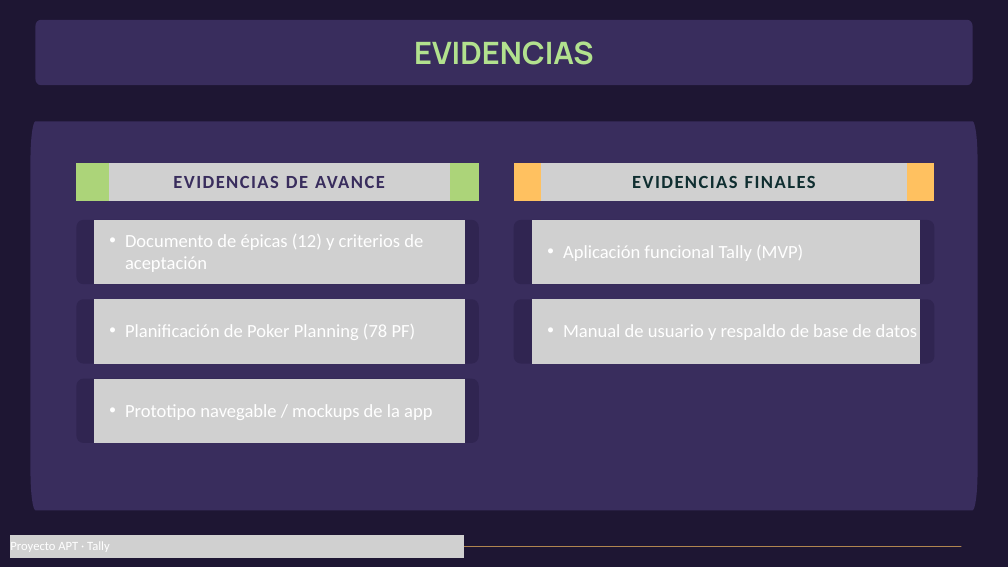
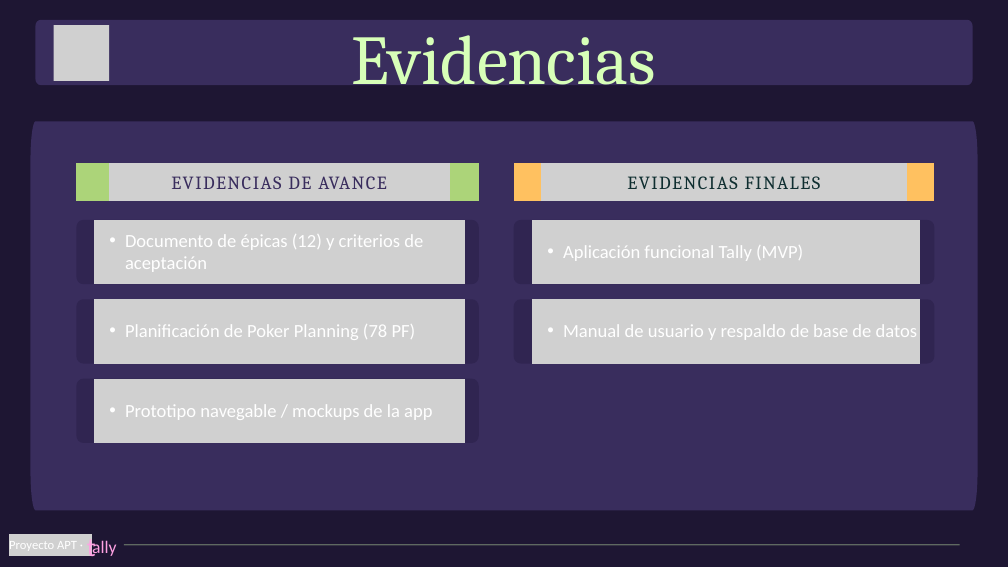
Before and after one commit to crcaniullan-commits/Tally, a slide deck: slide 8 of Docs/Tally.pptx. Drawn at 1008x567 pixels with LibreOffice and Linux fonts; fonts in the diff are those of the drawing; grey boxes stand for pictures. Boxes give left, top, right and bottom in pixels: in the first picture for what was removed or moved away, otherwise in the second. Text is boxed around its words. In the diff, an @@ line names an element or a change of style, - is before the commit and + after.

```diff
--- a/Docs/Tally.pptx
+++ b/Docs/Tally.pptx
@@ picture added at <box>53,25,109,81</box> @@
@@ text at <box>352,35,656,99</box>: text changed; size 44 to 100 pt; font Manrope to Cambria; text colour #B2E18E to #D7FFB8; bold off @@
-EVIDENCIAS
+Evidencias
@@ text "EVIDENCIAS DE AVANCE" at <box>171,176,387,189</box>: font Calibri to Cambria, bold off @@
@@ text "EVIDENCIAS FINALES" at <box>627,176,821,189</box>: font Calibri to Cambria, bold off @@
@@ picture: place and size @@
-picture at <box>11,535,464,558</box>
+picture at <box>9,534,92,556</box>
@@ text added at <box>87,534,96,562</box>, 37.8 pt, text #FFA2E3 @@
+t
@@ text at <box>9,541,77,549</box>: text changed @@
-Proyecto APT · Tally
+Proyecto APT ·
@@ text added at <box>92,540,116,556</box>, 25.2 pt, text #FFA2E3 @@
+ally
@@ line (124, 545) - (960, 545): stroke #FFC160 0.75 pt to #D7FFB8 0.75 pt @@
```
Also in this commit, not shown: 8 other slides changed, 2 slides added, 2 slides removed, 1 other file.
